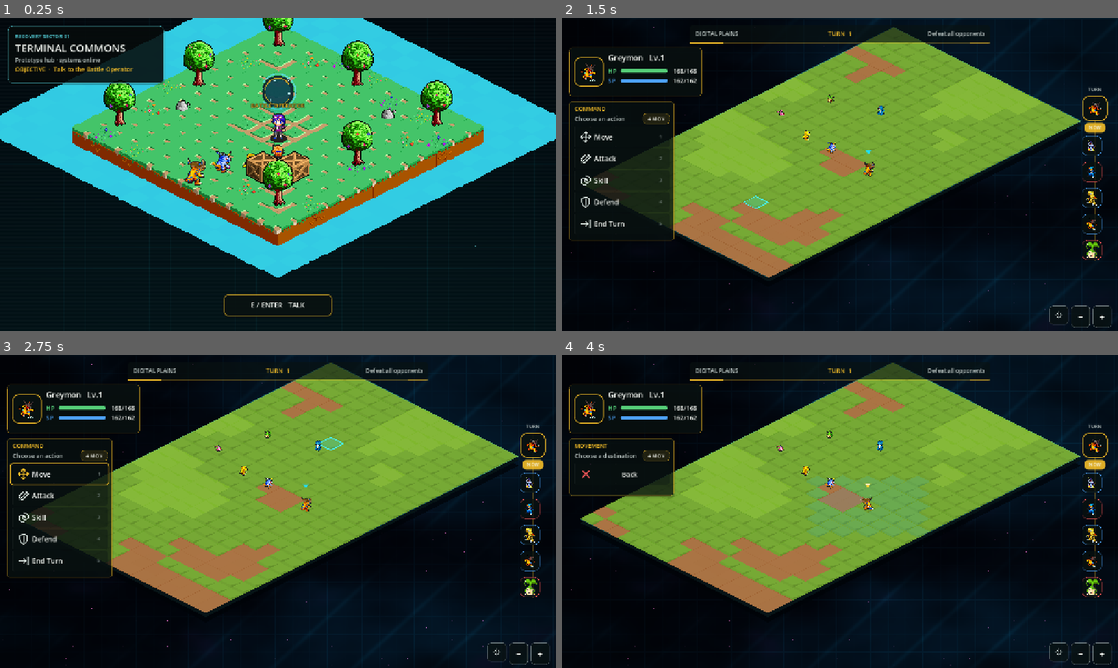
Above: before the commit, frames 1-4 (two rows, left to right).
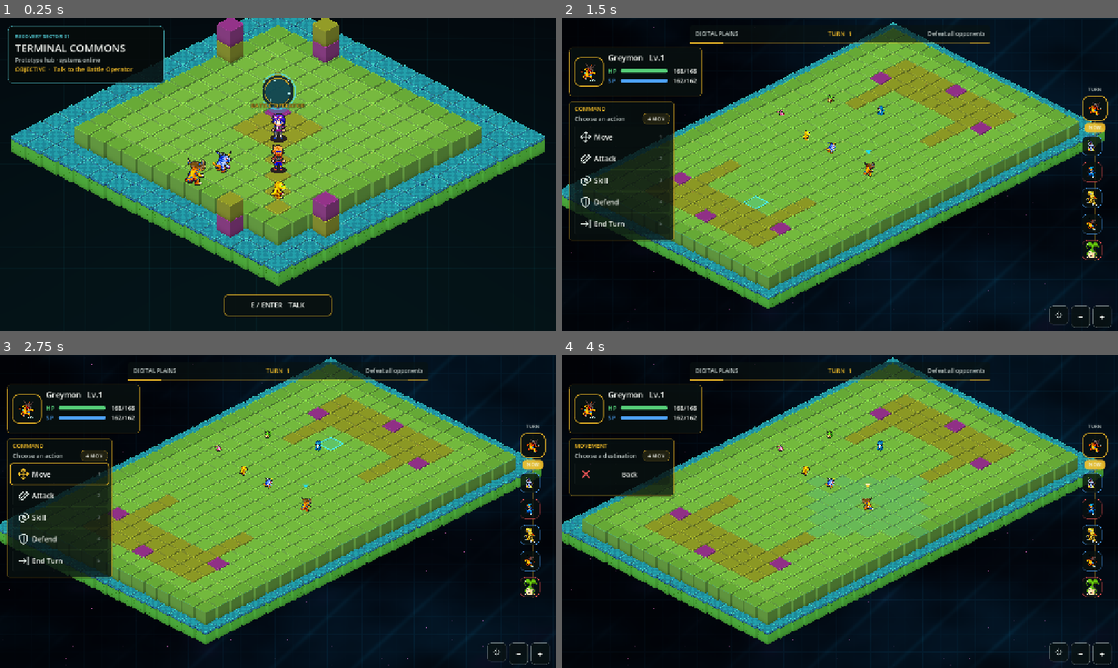
Above: after the commit, the same moments.

Repository: EwertonMendes/DigiGame
Game: Godot game, scene res://scenes/world/hub.tscn
Same seed, same stepped clock (60 frames per second), same inputs: the game is played once before the commit and once after it.
Inputs (mouse positions are in pixels of both pictures, inside the frame that each line leads up to):
- Up to frame 1 (0.25 s): no input
- Up to frame 2 (1.5 s): tap Enter (ui_accept) at 0.5, 0.77 s; move the mouse to (962, 158) at 0.52 s; hold Right (ui_right) 0.53-1.25 s; tap Mouse wheel down (wheel_down) at 0.6 s; click (962, 158) at 0.67 s; drag from (728, 190) to (812, 237) at 1.27 s
- Up to frame 3 (2.75 s): move the mouse to (333, 442) at 2.02 s; hold Right (ui_right) from 2.03 s (still down); tap Backspace at 2.1 s
- Up to frame 4 (4 s): release Right (ui_right) at 2.75 s; click "Move" at 2.75 s; drag from (812, 574) to (673, 464) at 3.52 s

The runs differ from the first frame. In frame 1, 50% of the frame differs, in the area x 0-100%, y 0-86%; in frame 2, 23%; in frame 3, 23%; in frame 4, 25%.

Commit message:
Redesign hub and battle terrain with Devil's Workshop blocks (#51)
Use a shared Devil's Workshop block kit for Terminal Commons and the tactical battlefield, remove the old hub terrain motion, preserve tactical grid behavior, and record CC BY 4.0 attribution/provenance.

Diff:
--- a/scenes/world/hub.tscn
+++ b/scenes/world/hub.tscn
@@ -1,6 +1,6 @@
 [gd_scene load_steps=3 format=3]
 
-[ext_resource type="Script" path="res://src/world/HubController.gd" id="1_hub"]
+[ext_resource type="Script" path="res://src/world/HubVisualRedesign.gd" id="1_hub"]
 [ext_resource type="Script" path="res://src/world/HubPartyFollowers.gd" id="2_party"]
 
 [node name="Hub" type="Node2D"]
--- a/shaders/hub_background.gdshader
+++ b/shaders/hub_background.gdshader
@@ -3,13 +3,11 @@
 void fragment() {
 	vec2 uv = UV;
 	float vignette = smoothstep(0.82, 0.18, distance(uv, vec2(0.5)));
-	float scan = sin((uv.y + TIME * 0.012) * 520.0) * 0.012;
 	vec2 grid_uv = fract(uv * vec2(26.0, 15.0));
 	float grid = step(0.975, grid_uv.x) + step(0.975, grid_uv.y);
 	vec3 deep = vec3(0.012, 0.035, 0.055);
 	vec3 teal = vec3(0.018, 0.105, 0.120);
 	vec3 color = mix(deep, teal, uv.y * 0.55 + vignette * 0.18);
 	color += vec3(0.01, 0.08, 0.09) * grid * (0.20 + vignette * 0.35);
-	color += scan;
 	COLOR = vec4(color, 1.0);
 }
--- a/src/battle/BattleFieldDomain.gd
+++ b/src/battle/BattleFieldDomain.gd
@@ -1,4 +1,4 @@
-extends "res://src/Field.gd"
+extends "res://src/world/DevilsWorkshopField.gd"
 
 const ATTACK_RANGE_FILL := Color(1.0, 0.24, 0.20, 0.16)
 const SKILL_RANGE_FILL := Color(0.62, 0.30, 1.0, 0.16)
--- /dev/null
+++ b/src/world/DevilsWorkshopArt.gd
@@ -0,0 +1,34 @@
+extends RefCounted
+class_name DevilsWorkshopArt
+
+const GRASS_BLOCK = preload("res://assets/world/devilsworkshop/blocks/isometric_pixel_0000.png")
+const WARM_BLOCK = preload("res://assets/world/devilsworkshop/blocks/isometric_pixel_0001.png")
+const DATA_BLOCK = preload("res://assets/world/devilsworkshop/blocks/isometric_pixel_0005.png")
+const WATER_BLOCK = preload("res://assets/world/devilsworkshop/blocks/isometric_pixel_0020.png")
+
+# The selected source sprites are 50x50 blocks whose top face fits the same 2:1
+# projection as DigiGame's 64x32 logical grid. Scaling the source width to 64
+# keeps every existing movement/targeting coordinate intact while giving the
+# world real block depth instead of a flat diamond texture.
+const SOURCE_SIZE := 50.0
+const WORLD_TILE_WIDTH := 64.0
+const WORLD_SCALE := WORLD_TILE_WIDTH / SOURCE_SIZE
+const TOP_CENTER_Y_OFFSET := 16.0
+const BLOCK_LEVEL_HEIGHT := 32.0
+
+
+static func create_block(
+	texture: Texture2D,
+	top_center: Vector2,
+	depth_order: int,
+	tint: Color = Color.WHITE,
+	level: int = 0
+) -> Sprite2D:
+	var sprite := Sprite2D.new()
+	sprite.texture = texture
+	sprite.texture_filter = CanvasItem.TEXTURE_FILTER_NEAREST
+	sprite.scale = Vector2(WORLD_SCALE, WORLD_SCALE)
+	sprite.position = top_center + Vector2(0.0, TOP_CENTER_Y_OFFSET - float(level) * BLOCK_LEVEL_HEIGHT)
+	sprite.z_index = depth_order + level
+	sprite.modulate = tint
+	return sprite
--- /dev/null
+++ b/src/world/DevilsWorkshopField.gd
@@ -0,0 +1,119 @@
+extends "res://src/Field.gd"
+class_name DevilsWorkshopField
+
+const ART = preload("res://src/world/DevilsWorkshopArt.gd")
+
+const GRASS_TINT := Color(0.93, 1.0, 0.91, 1.0)
+const GRASS_EDGE_TINT := Color(0.82, 0.91, 0.80, 1.0)
+const ROUTE_TINT := Color(0.74, 0.80, 0.58, 1.0)
+const DATA_TINT := Color(0.78, 0.72, 0.94, 1.0)
+const WATER_TINT := Color(0.76, 0.92, 1.0, 1.0)
+
+
+func _ready() -> void:
+	_map_center = _grid_to_raw(Vector2((GRID_SIZE_X - 1) * 0.5, (GRID_SIZE_Y - 1) * 0.5))
+	_create_board_foundation()
+	_create_hover_indicator()
+	_generate_terrain()
+
+
+func _generate_terrain() -> void:
+	tile_map_data.clear()
+
+	for y in range(GRID_SIZE_Y):
+		for x in range(GRID_SIZE_X):
+			var grid := Vector2i(x, y)
+			var world_position := grid_to_world(grid)
+			var presentation := _battle_surface(grid)
+			tile_map_data[grid] = {
+				"type": String(presentation["name"]),
+				"world_position": world_position,
+			}
+
+			var texture: Texture2D = presentation["texture"]
+			var tint: Color = presentation["tint"]
+			var block := ART.create_block(texture, world_position, -120 + x + y, tint)
+			block.name = "%s_%02d_%02d" % [String(presentation["name"]), x, y]
+			add_child(block)
+
+	_build_perimeter_water()
+	selectedTile = Vector2i(grid_to_world(Vector2i(GRID_SIZE_X / 2, GRID_SIZE_Y / 2)))
+
+
+func _battle_surface(grid: Vector2i) -> Dictionary:
+	# Deliberate visual hierarchy: a calm green combat core, authored staging
+	# terraces at both ends, and sparse magenta data anchors. Unlike the previous
+	# noise-generated board, variation now communicates composition instead of
+	# reading as random texture noise.
+	if _is_data_anchor(grid):
+		return {"name": "data", "texture": ART.DATA_BLOCK, "tint": DATA_TINT}
+	if _is_staging_terrace(grid):
+		return {"name": "route", "texture": ART.WARM_BLOCK, "tint": ROUTE_TINT}
+	if grid.x == 0 or grid.x == GRID_SIZE_X - 1 or grid.y == 0 or grid.y == GRID_SIZE_Y - 1:
+		return {"name": "grass_edge", "texture": ART.GRASS_BLOCK, "tint": GRASS_EDGE_TINT}
+	return {"name": "grass", "texture": ART.GRASS_BLOCK, "tint": GRASS_TINT}
+
+
+func _is_staging_terrace(grid: Vector2i) -> bool:
+	var north_deck := grid.y >= 2 and grid.y <= 4 and grid.x >= 3 and grid.x <= 11
+	var south_deck := grid.y >= GRID_SIZE_Y - 5 and grid.y <= GRID_SIZE_Y - 3 and grid.x >= 3 and grid.x <= 11
+	var north_spur := grid.y >= 5 and grid.y <= 7 and (grid.x == 4 or grid.x == 10)
+	var south_spur := grid.y >= GRID_SIZE_Y - 8 and grid.y <= GRID_SIZE_Y - 6 and (grid.x == 4 or grid.x == 10)
+	return north_deck or south_deck or north_spur or south_spur
+
+
+func _is_data_anchor(grid: Vector2i) -> bool:
+	var anchors: Array[Vector2i] = [
+		Vector2i(7, 2), Vector2i(3, 4), Vector2i(11, 4),
+		Vector2i(7, GRID_SIZE_Y - 3),
+		Vector2i(3, GRID_SIZE_Y - 5),
+		Vector2i(11, GRID_SIZE_Y - 5),
+	]
+	return grid in anchors
+
+
+func _build_perimeter_water() -> void:
+	var water := Node2D.new()
+	water.name = "PerimeterWater"
+	water.z_index = -20
+	add_child(water)
+
+	for x in range(-1, GRID_SIZE_X + 1):
+		_add_water_block(water, Vector2i(x, -1))
+		_add_water_block(water, Vector2i(x, GRID_SIZE_Y))
+	for y in range(GRID_SIZE_Y):
+		_add_water_block(water, Vector2i(-1, y))
+		_add_water_block(water, Vector2i(GRID_SIZE_X, y))
+
+
+func _add_water_block(parent: Node2D, grid: Vector2i) -> void:
+	var top_center := grid_to_world(grid) + Vector2(0.0, 18.0)
+	var block := ART.create_block(
+		ART.WATER_BLOCK,
+		top_center,
+		-230 + grid.x + grid.y,
+		WATER_TINT
+	)
+	block.name = "Water_%02d_%02d" % [grid.x, grid.y]
+	parent.add_child(block)
+
+
+func _create_board_foundation() -> void:
+	var outline := _board_outline()
+
+	var shadow := Polygon2D.new()
+	shadow.name = "BoardShadow"
+	shadow.polygon = _offset_polygon(outline, Vector2(0.0, 36.0))
+	shadow.color = Color(0.0, 0.01, 0.025, 0.70)
+	shadow.z_index = -300
+	add_child(shadow)
+
+	var underglow := Line2D.new()
+	underglow.name = "BoardUnderglow"
+	underglow.points = PackedVector2Array([
+		outline[0], outline[1], outline[2], outline[3], outline[0]
+	])
+	underglow.width = 2.0
+	underglow.default_color = Color(0.18, 0.72, 0.78, 0.24)
+	underglow.z_index = -70
+	add_child(underglow)
--- /dev/null
+++ b/src/world/HubVisualRedesign.gd
@@ -0,0 +1,122 @@
+extends "res://src/world/HubController.gd"
+
+const ART = preload("res://src/world/DevilsWorkshopArt.gd")
+
+const PLATFORM_MIN := -6
+const PLATFORM_MAX := 6
+const WATER_MIN := -8
+const WATER_MAX := 8
+
+const GRASS_TINT := Color(0.96, 1.0, 0.94, 1.0)
+const EDGE_GRASS_TINT := Color(0.84, 0.92, 0.82, 1.0)
+const PATH_TINT := Color(0.78, 0.82, 0.62, 1.0)
+const DATA_TINT := Color(0.80, 0.76, 0.96, 1.0)
+const WATER_TINT := Color(0.78, 0.92, 1.0, 1.0)
+
+
+# The previous hub moved every water tile and rotated whole tree sprites each
+# frame. The new block environment stays deliberately stable; motion belongs to
+# authored effects, not to the terrain itself.
+func _process(_delta: float) -> void:
+	_refresh_interaction()
+
+
+func _build_world() -> void:
+	_blockers.clear()
+	_build_lower_water_terrace()
+	_build_recovery_platform()
+	_build_sector_markers()
+
+
+func _build_ambient_particles() -> void:
+	# Intentionally disabled for this first art-direction pass. The former moving
+	# pixel motes competed with the block silhouettes and made the hub shimmer.
+	pass
+
+
+func _build_lower_water_terrace() -> void:
+	var water_layer := Node2D.new()
+	water_layer.name = "LowerWaterTerrace"
+	add_child(water_layer)
+
+	for grid_x in range(WATER_MIN, WATER_MAX + 1):
+		for grid_y in range(WATER_MIN, WATER_MAX + 1):
+			if grid_x >= PLATFORM_MIN and grid_x <= PLATFORM_MAX and grid_y >= PLATFORM_MIN and grid_y <= PLATFORM_MAX:
+				continue
+			var edge_distance := maxi(absi(grid_x), absi(grid_y))
+			if edge_distance > WATER_MAX:
+				continue
+			var grid := Vector2i(grid_x, grid_y)
+			var top_center := _grid_to_world(Vector2(grid)) + Vector2(0.0, 18.0)
+			var block := ART.create_block(
+				ART.WATER_BLOCK,
+				top_center,
+				-420 + grid_x + grid_y,
+				WATER_TINT
+			)
+			block.name = "Water_%02d_%02d" % [grid_x, grid_y]
+			water_layer.add_child(block)
+
+
+func _build_recovery_platform() -> void:
+	var ground_layer := Node2D.new()
+	ground_layer.name = "RecoveryPlatform"
+	add_child(ground_layer)
+
+	for grid_x in range(PLATFORM_MIN, PLATFORM_MAX + 1):
+		for grid_y in range(PLATFORM_MIN, PLATFORM_MAX + 1):
+			var grid := Vector2i(grid_x, grid_y)
+			var presentation := _surface_presentation(grid)
+			var texture: Texture2D = presentation["texture"]
+			var tint: Color = presentation["tint"]
+			var block := ART.create_block(
+				texture,
+				_grid_to_world(Vector2(grid)),
+				-160 + grid_x + grid_y,
+				tint
+			)
+			block.name = "%s_%02d_%02d" % [String(presentation["name"]), grid_x, grid_y]
+			ground_layer.add_child(block)
+
+
+func _surface_presentation(grid: Vector2i) -> Dictionary:
+	# The diagonal route deliberately connects spawn -> operator -> portal, making
+	# the first interaction readable without painting the whole map a different
+	# color. The central data pad establishes the digital-world identity.
+	if grid == Vector2i(-1, -1):
+		return {"name": "DataPad", "texture": ART.DATA_BLOCK, "tint": DATA_TINT}
+	if grid.x == grid.y and grid.x >= -3 and grid.x <= 5:
+		return {"name": "RecoveryRoute", "texture": ART.WARM_BLOCK, "tint": PATH_TINT}
+	if absi(grid.x) <= 1 and absi(grid.y) <= 1:
+		return {"name": "CommonsPlaza", "texture": ART.WARM_BLOCK, "tint": PATH_TINT}
+	if absi(grid.x) == PLATFORM_MAX or absi(grid.y) == PLATFORM_MAX:
+		return {"name": "EdgeGrass", "texture": ART.GRASS_BLOCK, "tint": EDGE_GRASS_TINT}
+	return {"name": "Grass", "texture": ART.GRASS_BLOCK, "tint": GRASS_TINT}
+
+
+func _build_sector_markers() -> void:
+	var markers := Node2D.new()
+	markers.name = "SectorMarkers"
+	add_child(markers)
+
+	# Four paired pylons frame the playable platform without cluttering the route.
+	# They sit outside the movement bounds, so they are purely visual landmarks.
+	var anchors: Array[Vector2i] = [
+		Vector2i(-7, -4), Vector2i(-4, -7),
+		Vector2i(7, 4), Vector2i(4, 7),
+	]
+	for index in range(anchors.size()):
+		var grid := anchors[index]
+		var top_center := _grid_to_world(Vector2(grid))
+		var base_texture := ART.WARM_BLOCK if index % 2 == 0 else ART.DATA_BLOCK
+		var cap_texture := ART.DATA_BLOCK if index % 2 == 0 else ART.WARM_BLOCK
+		var base_tint := PATH_TINT if index % 2 == 0 else DATA_TINT
+		var cap_tint := DATA_TINT if index % 2 == 0 else PATH_TINT
+
+		var base := ART.create_block(base_texture, top_center, 820 + int(round(top_center.y)), base_tint)
+		base.name = "MarkerBase%02d" % index
+		markers.add_child(base)
+
+		var cap := ART.create_block(cap_texture, top_center, 822 + int(round(top_center.y)), cap_tint, 1)
+		cap.name = "MarkerCap%02d" % index
+		markers.add_child(cap)
Binary file added: assets/world/devilsworkshop/blocks/isometric_pixel_0000.png
Binary file added: assets/world/devilsworkshop/blocks/isometric_pixel_0001.png
Binary file added: assets/world/devilsworkshop/blocks/isometric_pixel_0005.png
Binary file added: assets/world/devilsworkshop/blocks/isometric_pixel_0020.png
Not shown, added: THIRD_PARTY_NOTICES.md
Not shown, added: assets/world/devilsworkshop/README.md
